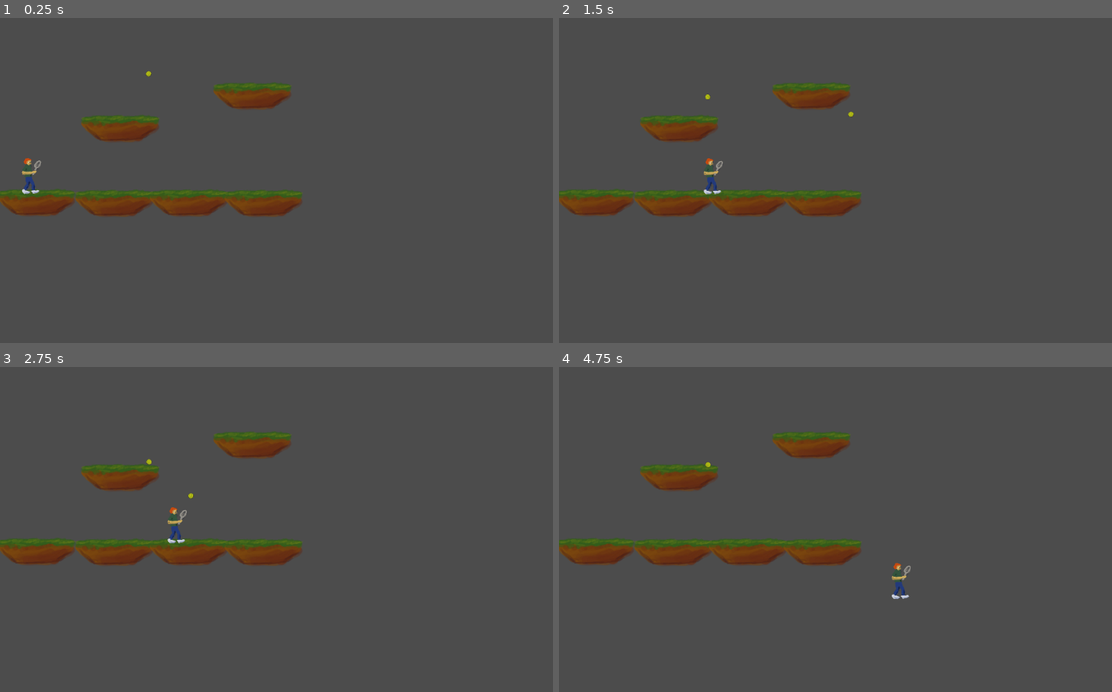
Above: before the commit, frames 1-4 (two rows, left to right).
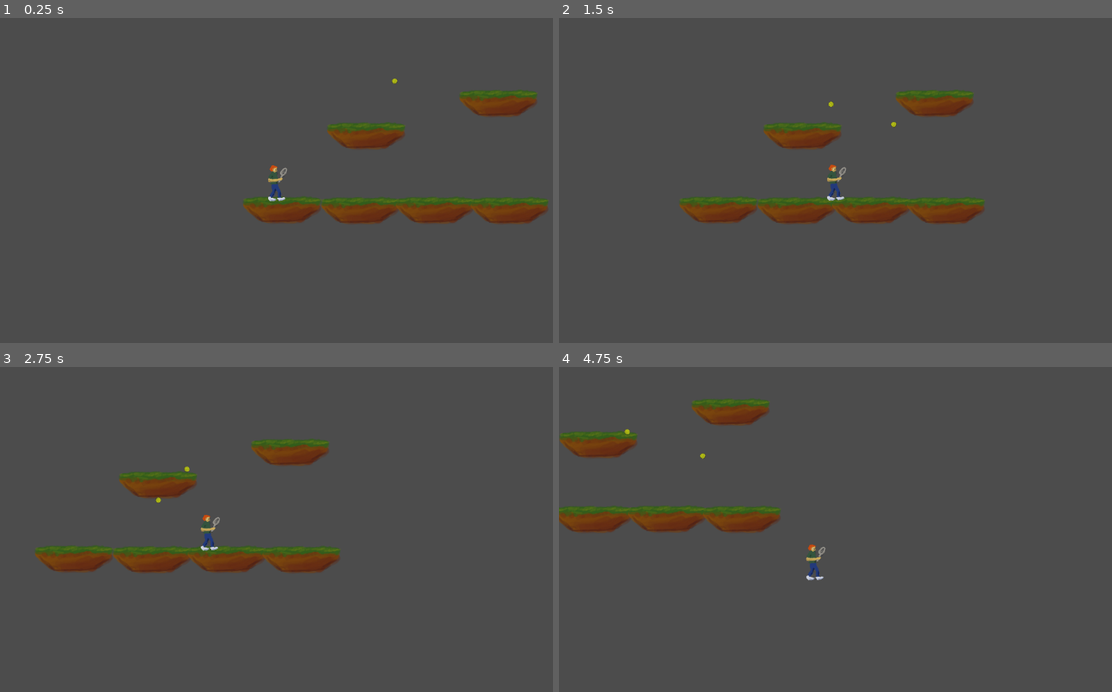
Above: after the commit, the same moments.

Repository: exoticorn/ld41
Game: Godot game, scene res://test_level.tscn
Two runs of this game, one before a commit and one after it. Both use one fixed random seed, a clock stepped at 60 frames per second and the inputs below.
Inputs:
- Up to frame 1 (0.25 s): no input
- Up to frame 2 (1.5 s): tap Enter at 0.5 s; hold Right (game_right) from 0.53 s (still down); tap Ctrl (game_swing) at 0.6, 1.35 s; tap Space (game_jump) at 0.77 s
- Up to frame 3 (2.75 s): tap Space (game_jump) at 1.52 s; release Right (game_right) at 2.03 s; hold Left (game_left) from 2.03 s (still down); tap Ctrl (game_swing) at 2.1 s
- Up to frame 4 (4.75 s): release Left (game_left) at 2.78 s; hold Right (game_right) 2.78-4.28 s; tap Ctrl (game_swing) at 2.85, 3.6, 4.35 s; tap Space (game_jump) at 3.02, 3.77, 4.52 s; hold Left (game_left) from 4.28 s (still down)

The runs differ from the first frame. In frame 1, 11% of the frame differs, in the area x 0-100%, y 16-64%; in frame 2, 9.5%; in frame 3, 7.8%; in frame 4, 11%.

Commit message:
tweak ball swing response

Diff:
--- a/ball.gd
+++ b/ball.gd
@@ -2,9 +2,8 @@
 
 var lifetime = 0
 const MAX_HIT_DISTANCE = 200
-const MIN_HIT_DISTANCE = 70
-const HIT_SPEED_MIN = 1000
-const HIT_SPEED_MAX = 2000
+const HIT_SPEED = 1500
+const BALL_BOUNCE = 0.5
 
 func _ready():
 	pass
@@ -16,6 +15,6 @@
 
 func player_swing(pos):
 	var delta = position - pos
-	var strength = 1 - (delta.length() - MIN_HIT_DISTANCE) / (MAX_HIT_DISTANCE - MIN_HIT_DISTANCE)
-	if strength > 0:
-		linear_velocity = delta.normalized() * (HIT_SPEED_MIN + min(1, strength) * (HIT_SPEED_MAX - HIT_SPEED_MIN))
+	if delta.length() < MAX_HIT_DISTANCE:
+		delta = delta.normalized()
+		linear_velocity += delta.normalized() * (HIT_SPEED - delta.dot(linear_velocity) * (1 + BALL_BOUNCE))
--- a/cannon.gd
+++ b/cannon.gd
@@ -2,8 +2,8 @@
 
 export (float) var SPEED = 1200
 export (float) var VARIANCE = 200
-export (float) var TIME_BETWEEN_BALLS = 4
-export (float) var INITIAL_DELAY = 1
+export (float) var TIME_BETWEEN_BALLS = 3
+export (float) var INITIAL_DELAY = 0
 
 var ball_template = load("res://ball.tscn")
 var timer = INITIAL_DELAY
--- a/player.gd
+++ b/player.gd
@@ -8,7 +8,7 @@
 const GRAVITY = 2500
 const MAX_FALL_SPEED = 1200
 const RUN_SPEED = 750
-const JUMP_VARI_TIME = 0.15
+const JUMP_VARI_TIME = 0.2
 const MIN_JUMP = 300
 const MAX_JUMP = 1600
 const GROUND_ACCEL = 8500
--- a/player.tscn
+++ b/player.tscn
@@ -31,3 +31,29 @@
 
 position = Vector2( -8, 11 )
 shape = SubResource( 1 )
+
+[node name="Camera2D" type="Camera2D" parent="." index="2"]
+
+anchor_mode = 1
+rotating = false
+current = true
+zoom = Vector2( 1, 1 )
+limit_left = -10000000
+limit_top = -10000000
+limit_right = 10000000
+limit_bottom = 10000000
+limit_smoothed = false
+drag_margin_h_enabled = true
+drag_margin_v_enabled = true
+smoothing_enabled = false
+smoothing_speed = 5.0
+offset_v = 0.0
+offset_h = 0.0
+drag_margin_left = 0.5
+drag_margin_top = 0.2
+drag_margin_right = 0.0
+drag_margin_bottom = 0.2
+editor_draw_screen = true
+editor_draw_limits = false
+editor_draw_drag_margin = false
+_sections_unfolded = [ "Drag Margin" ]
--- a/project.godot
+++ b/project.godot
@@ -21,12 +21,16 @@
 [input]
 
 game_left=[ Object(InputEventKey,"resource_local_to_scene":false,"resource_name":"","device":0,"alt":false,"shift":false,"control":false,"meta":false,"command":false,"pressed":false,"scancode":16777231,"unicode":0,"echo":false,"script":null)
+, Object(InputEventKey,"resource_local_to_scene":false,"resource_name":"","device":0,"alt":false,"shift":false,"control":false,"meta":false,"command":false,"pressed":false,"scancode":65,"unicode":0,"echo":false,"script":null)
  ]
 game_right=[ Object(InputEventKey,"resource_local_to_scene":false,"resource_name":"","device":0,"alt":false,"shift":false,"control":false,"meta":false,"command":false,"pressed":false,"scancode":16777233,"unicode":0,"echo":false,"script":null)
+, Object(InputEventKey,"resource_local_to_scene":false,"resource_name":"","device":0,"alt":false,"shift":false,"control":false,"meta":false,"command":false,"pressed":false,"scancode":83,"unicode":0,"echo":false,"script":null)
  ]
 game_jump=[ Object(InputEventKey,"resource_local_to_scene":false,"resource_name":"","device":0,"alt":false,"shift":false,"control":false,"meta":false,"command":false,"pressed":false,"scancode":32,"unicode":0,"echo":false,"script":null)
+, Object(InputEventKey,"resource_local_to_scene":false,"resource_name":"","device":0,"alt":false,"shift":false,"control":false,"meta":false,"command":false,"pressed":false,"scancode":80,"unicode":0,"echo":false,"script":null)
  ]
 game_swing=[ Object(InputEventKey,"resource_local_to_scene":false,"resource_name":"","device":0,"alt":false,"shift":false,"control":false,"meta":false,"command":false,"pressed":false,"scancode":16777238,"unicode":0,"echo":false,"script":null)
+, Object(InputEventKey,"resource_local_to_scene":false,"resource_name":"","device":0,"alt":false,"shift":false,"control":false,"meta":false,"command":false,"pressed":false,"scancode":76,"unicode":0,"echo":false,"script":null)
  ]
 
 [physics]
--- a/test_level.tscn
+++ b/test_level.tscn
@@ -5,7 +5,7 @@
 [ext_resource path="res://ball.tscn" type="PackedScene" id=3]
 [ext_resource path="res://cannon.tscn" type="PackedScene" id=4]
 
-[node name="Node" type="Node" index="0"]
+[node name="Node" type="Node"]
 
 [node name="StaticBody2D" parent="." index="0" instance=ExtResource( 1 )]
 
@@ -44,3 +44,5 @@
 position = Vector2( 1870, 898 )
 rotation = -3.4643
 VARIANCE = 500.0
+TIME_BETWEEN_BALLS = 3
+INITIAL_DELAY = 0
